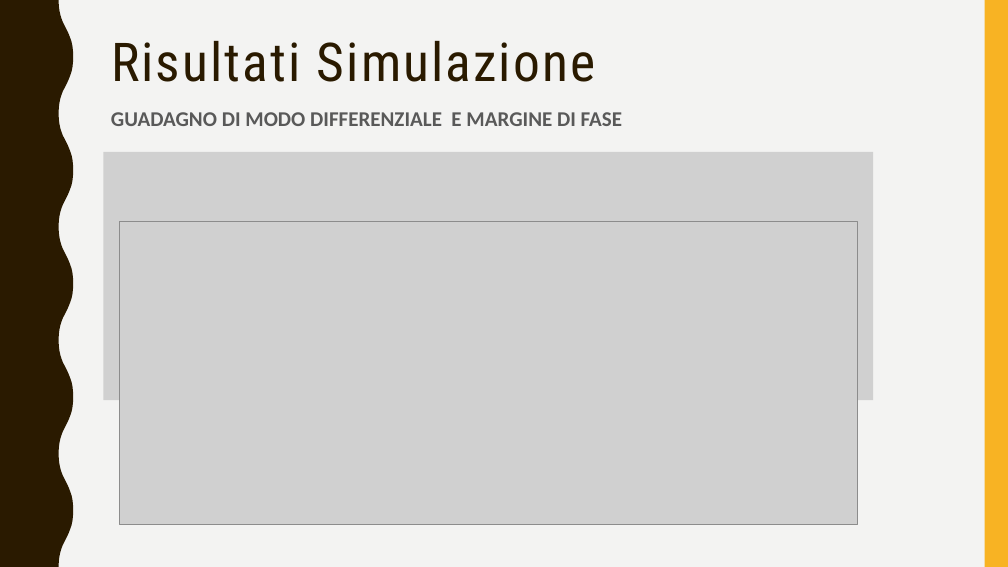
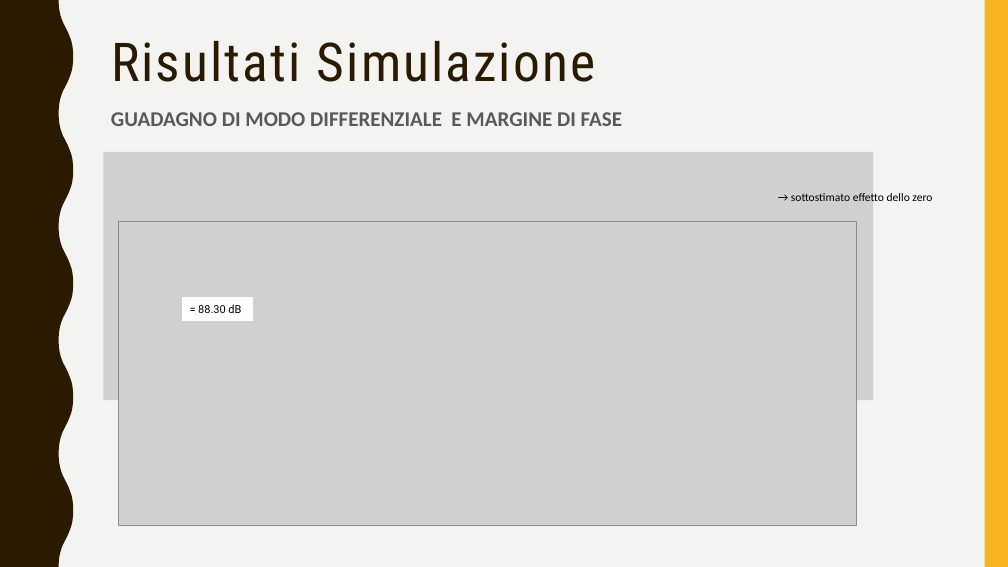
Before and after one commit to alessio-capello/MicroElectronics, a slide deck: slide 30 of MicroB/MicroBpresentazione.pptx (slide 27 before the commit). Drawn at 1008x567 pixels with LibreOffice and Linux fonts; fonts in the diff are those of the drawing; grey boxes stand for pictures. Boxes give left, top, right and bottom in pixels: in the first picture for what was removed or moved away, otherwise in the second. Text is boxed around its words. In the diff, an @@ line names an element or a change of style, - is before the commit and + after.

```diff
--- a/MicroB/MicroBpresentazione.pptx
+++ b/MicroB/MicroBpresentazione.pptx
@@ text added at bbox=[791, 193, 932, 201], 11 pt, text #000000 @@
+→ sottostimato effetto dello zero
@@ rectangle added at bbox=[182, 298, 253, 321], fill #FFFFFF, outline #FFFFFF 1 pt, 10.5 pt, text #000000 @@
+= 88.30 dB
```
Also in this commit, not shown: 16 other slides changed, 4 slides added, 1 slide removed, 2 other files.
